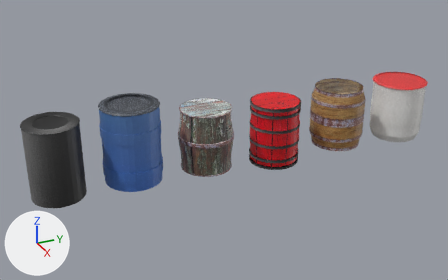
The Blender file untitled.blend as it was, and as the next commit left it.
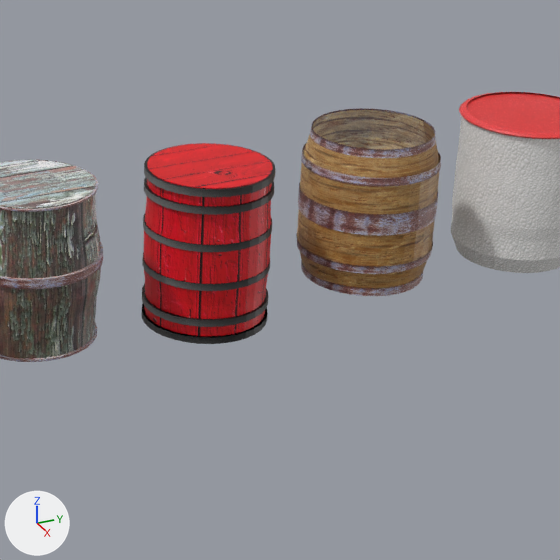
There are two pictures of each version: one whole from a camera (50 mm lens) standing at (20.92, -22.68, 11.44) and looking at (-0.17, -13.19, 0.9), one close up on the part from 43% to 92% of the width and 13% to 91% of the height. Every picture has the same lights, and +X, +Y and +Z are marked at lower left. The older version's two pictures come first.

Objects in the first close-up: 'Barrel 3', 'Barrel 3 ring 2', 'Barrel 4', 'Barrel 4 rings', 'Barrel 5', 'Barrel 5 rings', 'Barrel 6', 'Barrel 6 Lid' and 2 more.
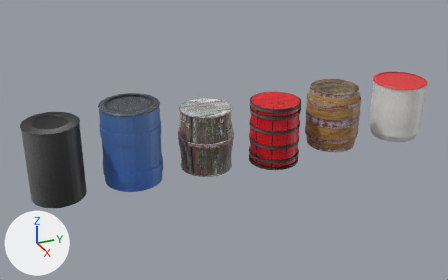
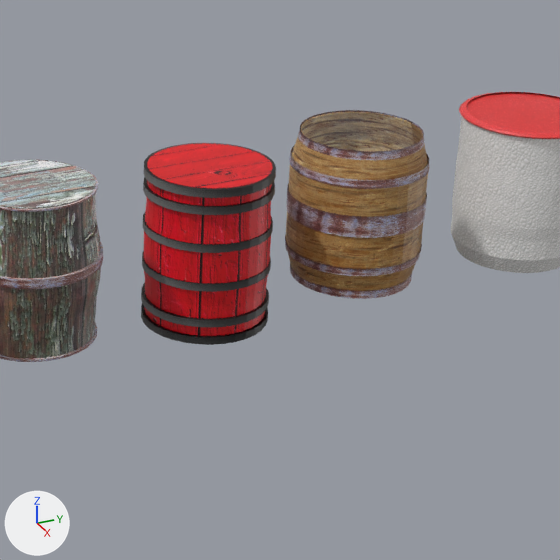
Commit message: Changed barrels

Pixel boxes [x1, y1, x2, y2] of what changed, in the close-ups (560 x 560 px):
'Barrel 5', moved: before [297, 110, 440, 288]; after [285, 112, 428, 291]
'Barrel 5 rings', moved: before [296, 108, 441, 296]; after [285, 110, 429, 299]
'Barrel 4 rings', modifiers changed: before [142, 143, 275, 344]; after [141, 143, 276, 345]

Diff of the bpy script that builds the scene:
```diff
--- a/untitled.blend.py
+++ b/untitled.blend.py
@@ ob_barrel_4_rings @@
 ob_barrel_4_rings.location = (0.0, -10.95, 0.0)
+_m = ob_barrel_4_rings.modifiers.new('Solidify', 'SOLIDIFY')
@@ ob_barrel_5 @@
 ob_barrel_5 = bpy.data.objects.new('Barrel 5', me_cylinder_005)
-ob_barrel_5.location = (0.0, -7.86, 1.2)
+ob_barrel_5.location = (0.0, -8.09, 1.2)
 ob_barrel_5.scale = (1.0, 1.0, 1.29)
@@ ob_barrel_5_rings @@
 ob_barrel_5_rings = bpy.data.objects.new('Barrel 5 rings', me_cylinder_012)
-ob_barrel_5_rings.location = (0.0, -7.86, -0.01)
+ob_barrel_5_rings.location = (0.0, -8.09, -0.01)
 ob_barrel_5_rings.scale = (1.06, 1.03, 0.0712)
```
